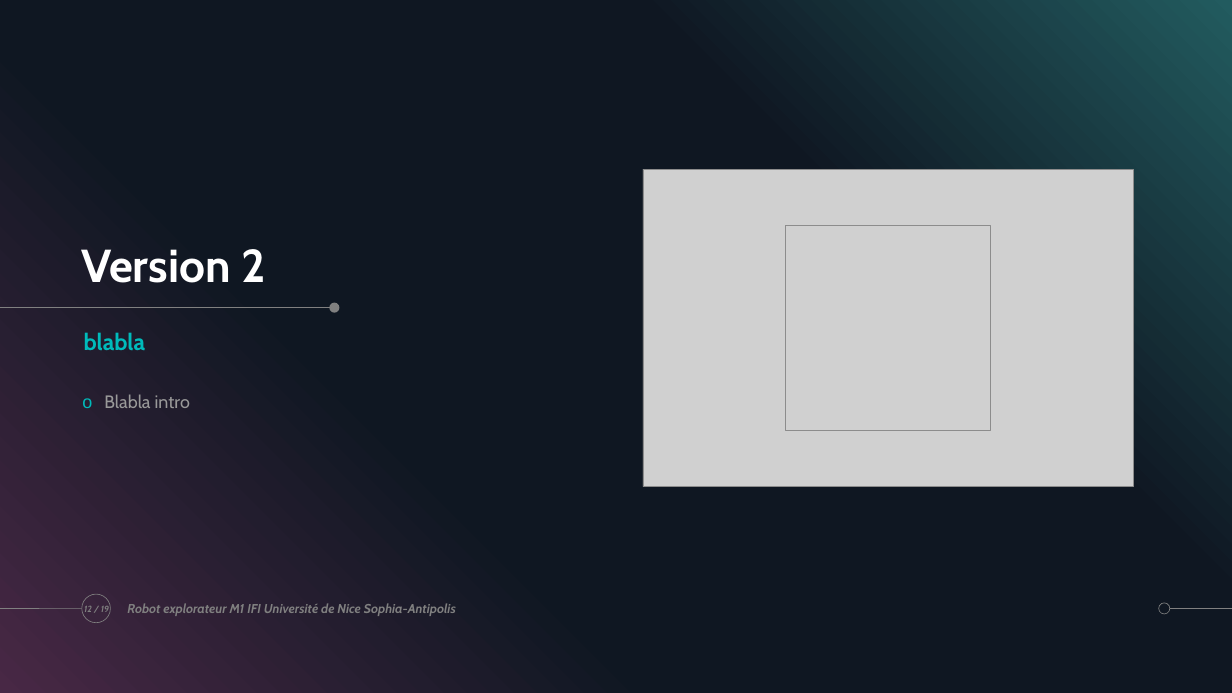
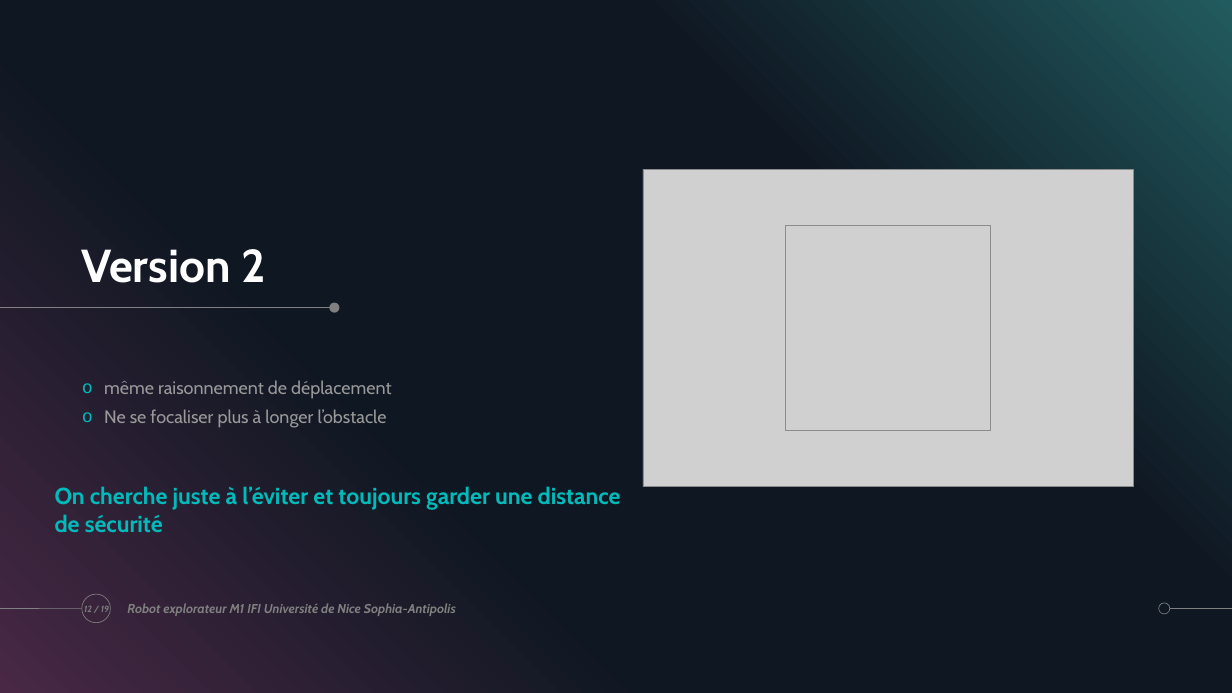
Before and after one commit to ChloeMaccarinelli/TER_M1_S2, a slide deck: slide 12 of doc/Diapo_LOTFI_MACCARINELLI_MARION.pptx. Drawn at 1232x693 pixels with LibreOffice and Linux fonts; fonts in the diff are those of the drawing; grey boxes stand for pictures; background and template pictures are left out. Boxes give left, top, right and bottom in pixels: in the first picture for what was removed or moved away, otherwise in the second. Text is boxed around its words. In the diff, an @@ line names an element or a change of style, - is before the commit and + after.

```diff
--- a/doc/Diapo_LOTFI_MACCARINELLI_MARION.pptx
+++ b/doc/Diapo_LOTFI_MACCARINELLI_MARION.pptx
@@ text removed at [84, 332, 146, 350] @@
-blabla
@@ text at [104, 380, 391, 428]: text changed @@
-o Blabla intro
+o même raisonnement de déplacement
+o Ne se focaliser plus à longer l’obstacle
@@ text added at [55, 486, 621, 532], 18 pt, text #00BBBB, bold @@
+On cherche juste à l’éviter et toujours garder une distance de sécurité
```
Also in this commit, not shown: 2 other slides changed, 1 other file.
